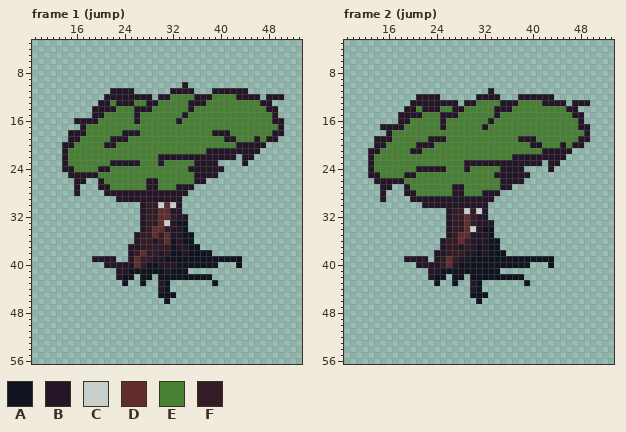
File history of a pixel-art file, Assets/Sprites/Player.aseprite. The picture above was drawn from the file before the commit.
64x64 pixels, 16 frames. Shown: frame 1 (jump): x 9..53, y 3..56; frame 2 (jump): x 9..53, y 3..56. The commit also changed other frames, which this record leaves out.
Visible layers, top first: "Leafs", "Player".
Palette (. is transparent): A #10141f  B #241527  C #c7cfcc  D #602c2c  E #468232  F #341c27
Pixels before, frame 1 (jump) (only the part around the change), first column x 9:
 3 .............................................
 4 .............................................
 5 .............................................
 6 .............................................
 7 .............................................
 8 .............................................
 9 .............................................
10 .........................B...................
11 .............BBBB......BBBB...BBBBBB.........
12 ............BBBBBBBB.BBEEEEBBBEEEEBBBB.BBB...
13 ...........BBEBBBEEBBEEEEEBBBEEEEEEEEEBB.....
14 ..........BBBBEEEBBBEEEEEEBEEEEEEEEEEEEBB....
15 ..........BBEEEEEBEEEEEEEBEEEEEEEEEEEEEEB....
16 .......BBBBEEEEEEBEEEEEEBEEEEEEEEEEEEEEEBB...
17 ........BEEEEEEEEEEEEEEEEEEEEEEEEEEEEEEEEB...
18 ......BBBEEEEEEBBBEEEEEEEEEEEEBBBEEEEEEEBB...
19 ......BBEEEEEBBBEEEEEEEEEEEEEEEEBBEEEBEBB....
20 .....BBEEEEEBBEEEEEEEEEEEEEEEEEEEEBBBBB......
21 .....BEEEEEEEEEEEEEEEEEEEEEEEBBBBBBBBB.......
22 .....BEEEEEEEEEEEEEEEBBBBBBBBBBBBB.BB........
23 .....BEEEEEEEBBBBBEEEBEEEEEBBBB....B.........
24 .....BBEEEEBBEEEEEEEEEEEEEBBBBBB.............
25 ......BBBBBEEEEEEEEEEEEEEEEBBBB..............
26 .......BB..BEEEEEEEBBEEEEEEBB................
27 .......B...BBEEEEEEBBEEEBBB..................
28 .......B....BBBBBBBBBBBBBB...................
29 ..............BBBBBBBBBBB....................
30 ..................BFFCDCB....................
31 ..................BFFDDBB....................
32 ..................BFFDDFBB...................
33 ..................BFFDCBAA...................
34 ..................BFDDFBBA...................
35 .................BFFDFDBBAA..................
36 .................BFFBFDABAA..................
37 ................BBFFFFFABBAA.................
38 ................BFDFFBFAABAAAA...............
39 ..........BBBB..BDFFBBAAAAAAAAAAAAA..........
40 ............BBBBBDFAABBBAAAAAAA...A..........
41 ..............BBAAAAAABAAA...................
42 ..............BAA.AA.AAAAAAAAA...............
Pixels before, frame 2 (jump) (only the part around the change), first column x 9:
 3 .............................................
 4 .............................................
 5 .............................................
 6 .............................................
 7 .............................................
 8 .............................................
 9 .............................................
10 .............................................
11 ........................B....................
12 ............BBBB......BBBB...BBBBBB..........
13 ...........BBBBBBBB.BBEEEEBBBEEEEBBBB.BBB....
14 ..........BBEBBBEEBBEEEEEBBBEEEEEEEEEBB......
15 .........BBBBEEEBBBEEEEEEBEEEEEEEEEEEEBB.....
16 .........BBEEEEEBEEEEEEEBEEEEEEEEEEEEEEB.....
17 ......BBBBEEEEEEBEEEEEEBEEEEEEEEEEEEEEEBB....
18 .......BEEEEEEEEEEEEEEEEEEEEEEEEEEEEEEEEB....
19 .....BBBEEEEEEBBBEEEEEEEEEEEEBBBEEEEEEEBB....
20 .....BBEEEEEBBBEEEEEEEEEEEEEEEEBBEEEBEBB.....
21 ....BBEEEEEBBEEEEEEEEEEEEEEEEEEEEBBBBB.......
22 ....BEEEEEEEEEEEEEEEEEEEEEEEBBBBBBBBB........
23 ....BEEEEEEEEEEEEEEEBBBBBBBBBBBBB.BB.........
24 ....BEEEEEEEBBBBBEEEBEEEEEBBBB....B..........
25 ....BBEEEEBBEEEEEEEEEEEEEBBBBBB..............
26 .....BBBBBEEEEEEEEEEEEEEEEBBBB...............
27 ......BB..BEEEEEEEBBEEEEEEBB.................
28 ......B...BBEEEEEEBBEEEBBB...................
29 ......B....BBBBBBBBBBBBBB....................
30 .............BBBBBBBBBBB.....................
31 .................BFFCFCB.....................
32 .................BFFDFBB.....................
33 .................BFFDFBBB....................
34 .................BFFDCBAA....................
35 .................BFDDBBBA....................
36 ................BFFDFBBBAA...................
37 ................BFFBFBABAA...................
38 ...............BBFFFBBABAAA..................
39 ..........BBBB.BFDFBBAAAAAAAAAAAAAA..........
40 ............BBBBFDBAAAAAAAAAAAA...A..........
41 ..............BBAAAAAAAAAA...................
42 ..............BAA.AA.AAAAAAAAA...............
New version:
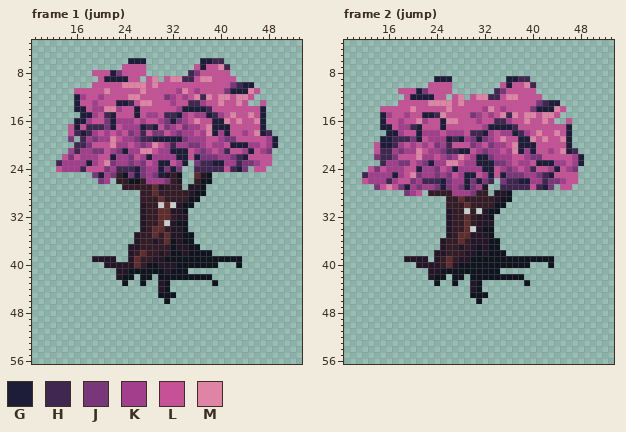
Colours new in this view: G #1e1d39  H #402751  J #7a367b  K #a23e8c  L #c65197  M #df84a5
The edit:
layer "Leafs" now hidden
Changed rows in their new state; - is an unchanged pixel.
Frame 1 (jump):
first column x 13:
 6 ------------GGG---------GGHH----------
 7 -----------LLLL--------LGLLMH---------
 8 ------LLLGJLLLL-------HJLLLLL---------
 9 -------LGGGGLL-LM-LMMHHLMMLLLL--------
10 ------LLLLLMMMMLMLLLLLLLLLLLLJHGG-----
11 ---LLLLLMLLLLLMLLLLLKMLKLLLLJGGGML----
12 ---GKLLKLLLLMMLLLLJKLKLMHMLMMLMML.-...
13 ---GLLKLLLGGHLMMLLLKLLHHKLLMLLML..L.--
14 ---GGLKKMMKLLGLLLLLLKGGGGHLLLLLLLLG..-
15 ----GGKLHGLLLGLKKLHHGKLKKGHKLMLLMLG..-
16 ---GGKLLJGKKKLKLLKJGJKLMLLGGMLMLLMG...
17 --LGLHHHJGLKKKGHGLJKLJKKLMGGGLLLLLG...
18 --LHGHKLKLKLJKHLJJLKJKKLKMGKGLLKLMGH..
19 --J.HKJKKMLKKJHHGGGGGJKKKLLKJJLLLLLKG-
20 -..HHJLLLMKKLKJKMLKHKKJJKLKKLGGGKKLKG-
21 -.KHKKJJLKJGKKMMLKKGGGLKJKLKHLLKGLKJ--
22 -LJLKKKLLGKKJLKGKKKKGGLGJJJKKJHGLLLL--
23 HKKKKGKLMJKKJKJLKGGLKG.JHHGGKKHJJKLL--
24 LKKKHLLLJKHHHGJKKGJGJ..HHHHHLHGJ-LL---
25 --....JGKJFAJGJKJGBFA..D-A.-----------
26 ---..--JK.FFAAFKKKJFB..FAA------------
27 ---.---....FFFFFDBFFF.-BA-------------
28 ---.----......FFDFFFFFBAA-------------
29 ----------....FFFDFFFFAA--------------
30 ---------------------AA---------------
31 ---------------------A----------------
Frame 2 (jump):
first column x 12:
 9 ------------GGG---------GGHH----------
10 -----------LLLL--------LGLLMH---------
11 ------LLLGJLLLL------.HJLLLLL---------
12 -------LGGGGLL-LM-LMMHHLMMLLLL..------
13 ------LLLLLMMMMLMLLLLLLLLLLLLJHGG.-...
14 ---LLLLLMLLLLLMLLLLLKMLKLLLLJGGGML..--
15 ---GKLLKLLGGHMLLLLJKLKLMHMLMMLMML....-
16 ---GLLKLLMKLLGMMLLLKLLHHKLLMLLML..L..-
17 ---GGLKKHGLLLGLLLLLLKGGGGHLLLLLLLLG...
18 ----GGKLLGKKKLKKKLHHGKLKKGHKLMLLMLG...
19 --.GGHHHJGLKKKGHGKJGJKLMLLGGMLMLLMG...
20 --LGGHKLKLKLJKHLLLJKLJKKLMGGGLLLLLG..-
21 -.LHHKJKKMLKKJHHGGLKJKKLKMGKGLLKLMGH--
22 -.JHHJLLLMKKLKJKMLKGGJKKKLLKJJLLLLLKG-
23 -..HKKJJLKJGKKMMLKKGGGJJKLKKLGGGKKLKG-
24 -LJLKKKLLGKKJLKGKKKKGGLKJKLKHLLKGLKJ--
25 HKKKKGKLMJKKJKJLKGGLKGLGJJJKKJHGLLLL--
26 LKKKHKLLJKHHHGJKKGJGJH.JHHGGKKHJJKLL--
27 --JLMLJGKJKKJGJKJGJKB..HHHHHLHGJ-LL---
28 ---.---JKL.FFFFKKKJFF.-BA-------------
29 ---.----......FFDFFFFFBAA-------------
30 ----------....FFFDFFFFAA--------------
31 ---------------------AA---------------
32 ---------------------A----------------
